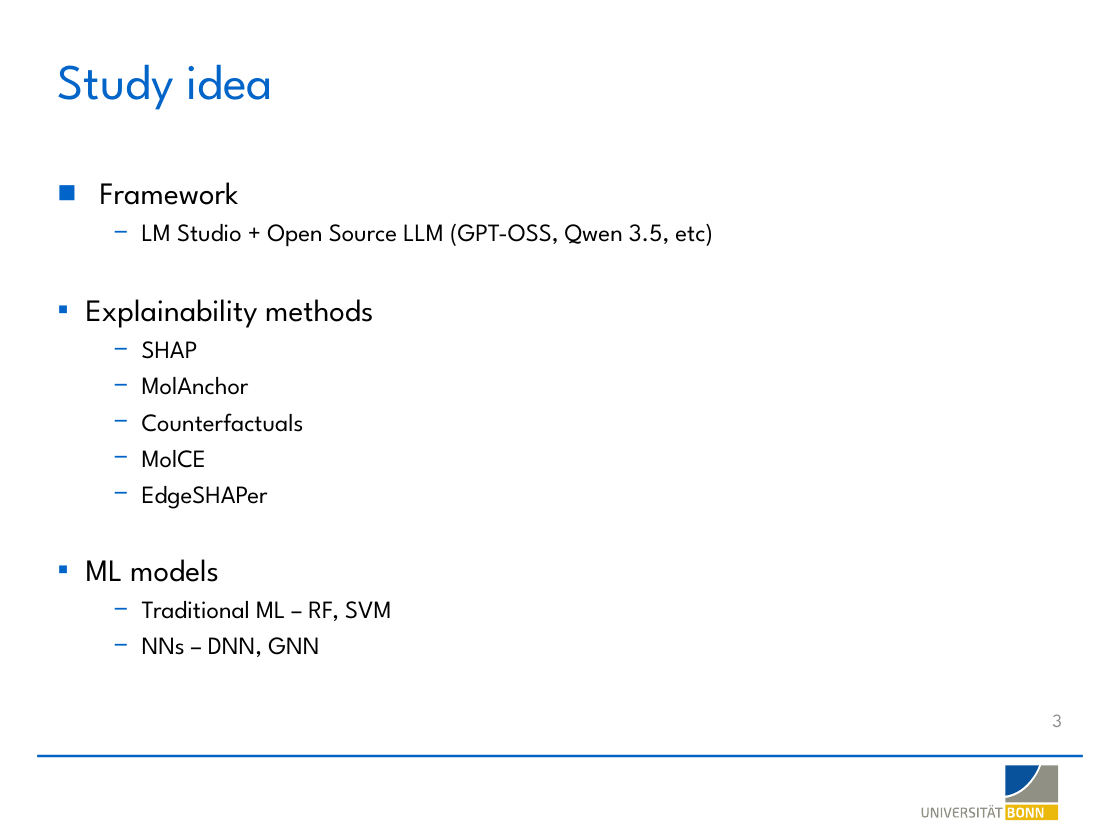
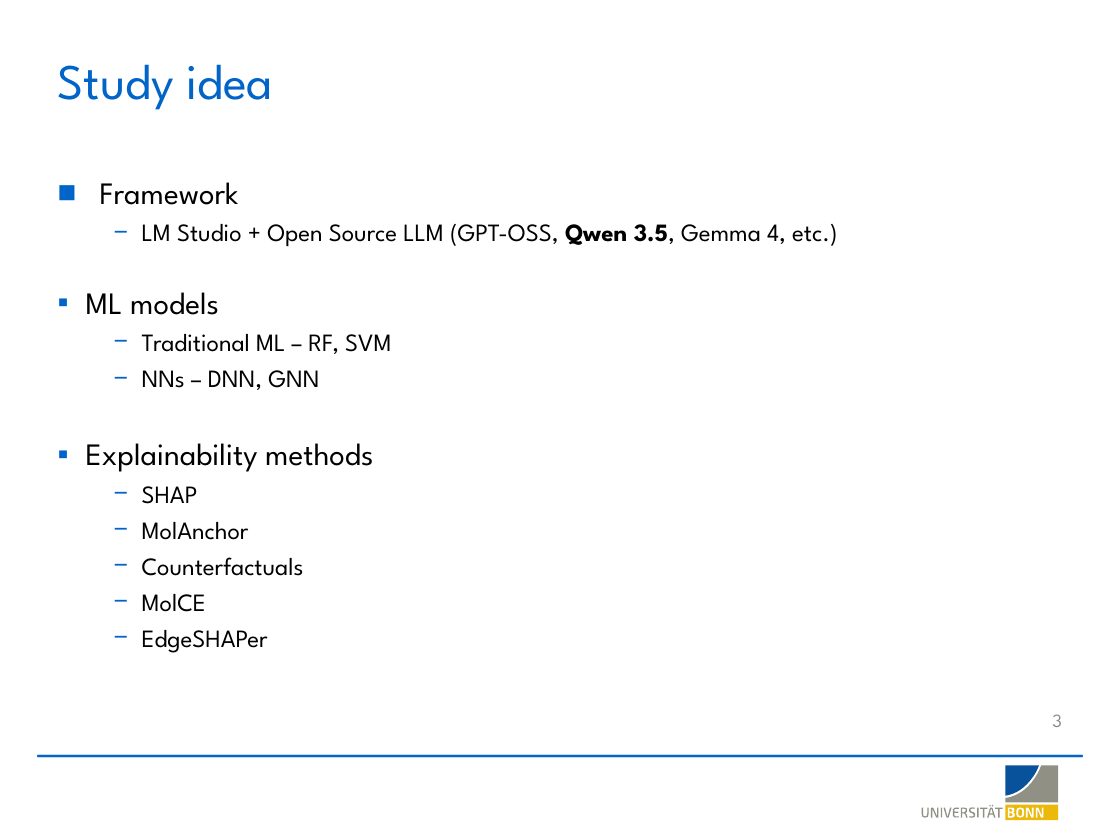
Before and after one commit to LSI-Uni-Bonn/ChemicHAL, a slide deck: slide 3 of slides/AI_Agent_Explainability.pptx. Drawn at 1120x840 pixels with LibreOffice and Linux fonts; fonts in the diff are those of the drawing; background and template pictures are left out. Boxes give left, top, right and bottom in pixels: in the first picture for what was removed or moved away, otherwise in the second. Text is boxed around its words. In the diff, an @@ line names an element or a change of style, - is before the commit and + after.

```diff
--- a/slides/AI_Agent_Explainability.pptx
+++ b/slides/AI_Agent_Explainability.pptx
@@ text at <box>86,224,837,390</box>: text changed @@
-  − LM Studio + Open Source LLM (GPT-OSS, Qwen 3.5, etc)
+  − LM Studio + Open Source LLM (GPT-OSS, Qwen 3.5, Gemma 4, etc.)
+▪ ML models
+  − Traditional ML – RF, SVM
+  − NNs – DNN, GNN
@@ text at <box>86,559,391,657</box>: paragraphs removed @@
-▪ ML models
-  − Traditional ML – RF, SVM
-  − NNs – DNN, GNN
```
Also in this commit, not shown: 1 other slide changed, 2 slides added, 2 other files.
